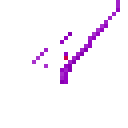
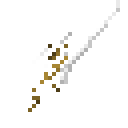
The second 128px x 128px image is a revision of the first. Changes to its layers:
painted on "Copie de hdd_lilac_beam_gunblade_revised_charging_0_e.png" over [28, 0, 120, 112]
